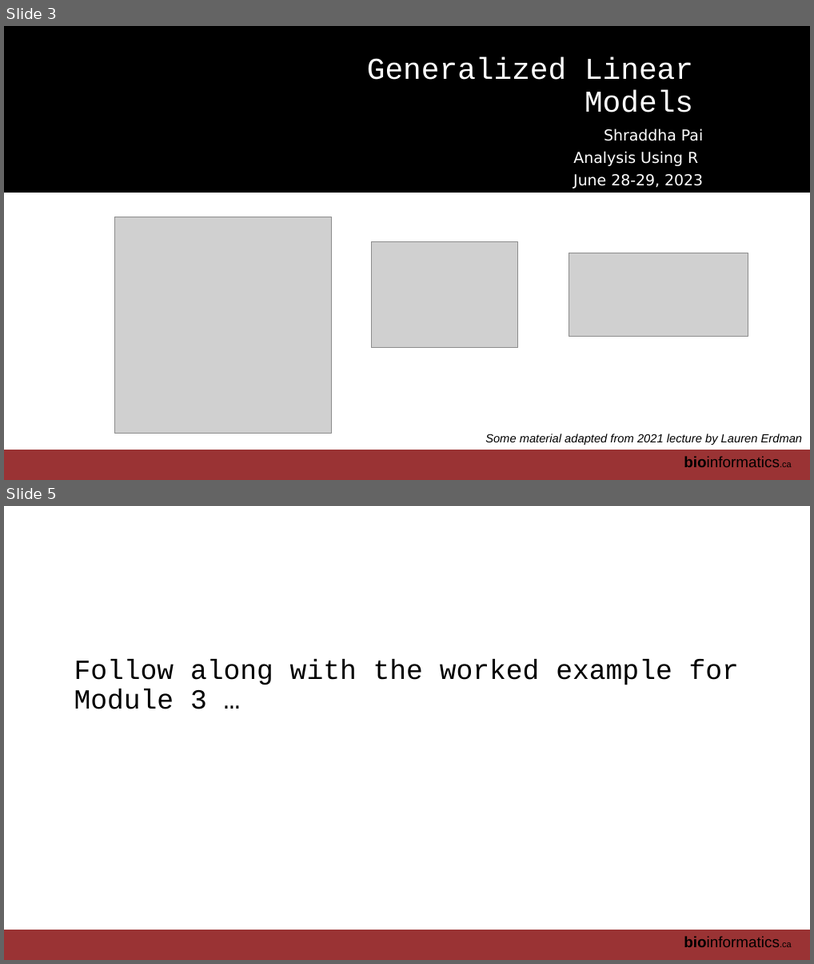
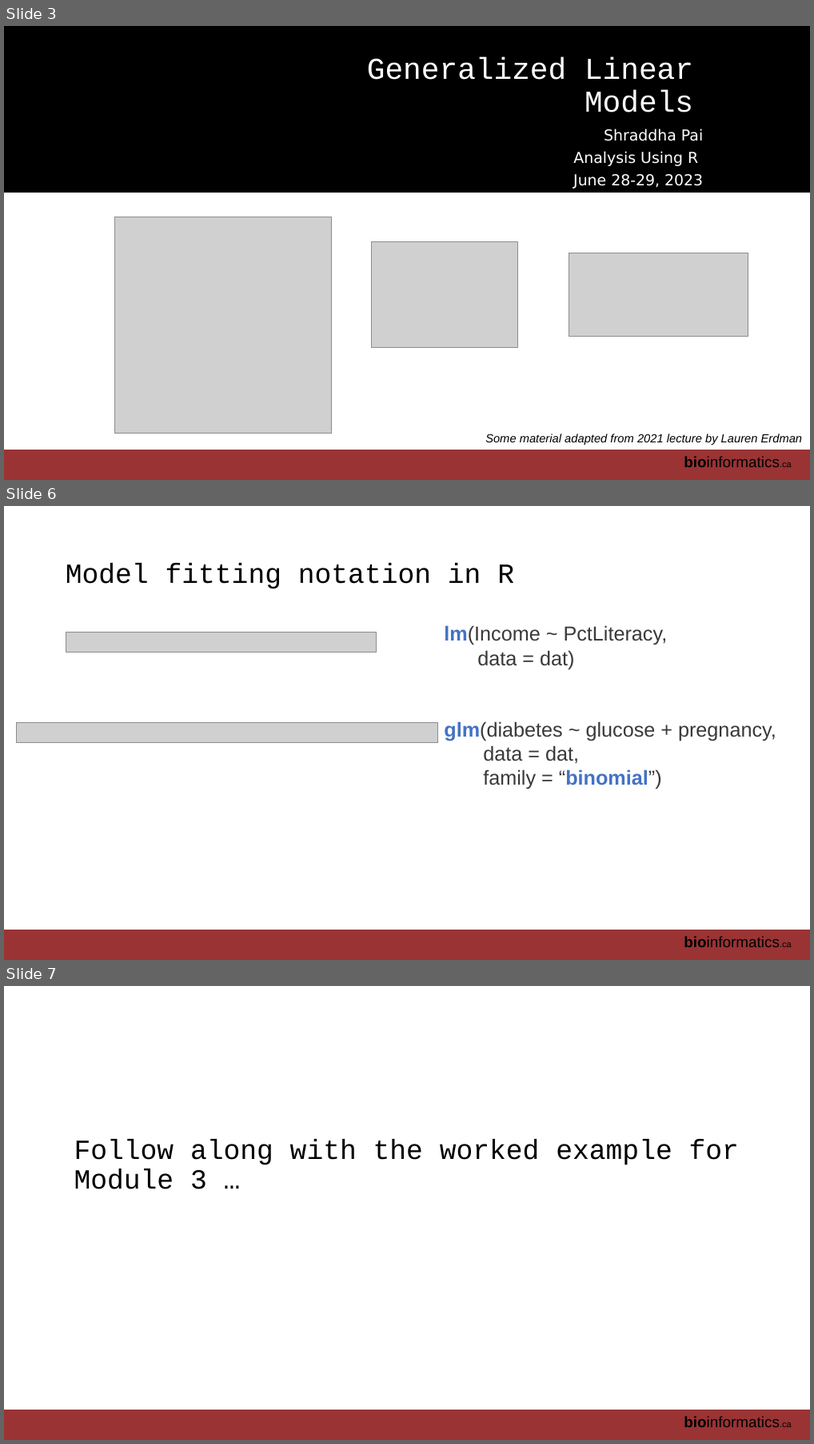
Before and after one commit to RealPaiLab/CBW_AUR2023, a slide deck: book/lectures/AUR_2023_Module3_GLM.pptx. Shown one above the other, each under a label of ours: slides 3 and 5 before the commit, slides 3, 6 and 7 after it; the slides between them are not shown. The pictures are 814x964 and 814x1444 pixels, drawn with LibreOffice and Linux fonts; fonts in the diff are those of the drawing; grey boxes stand for pictures; background and template pictures are left out. Boxes give left, top, right and bottom in pixels: in the first picture for what was removed or moved away, otherwise in the second. Text is boxed around its words. In the diff, an @@ line names an element or a change of style, - is before the commit and + after.

```diff
--- a/book/lectures/AUR_2023_Module3_GLM.pptx
+++ b/book/lectures/AUR_2023_Module3_GLM.pptx
@@ slide 6 added at <box>4,506,810,960</box>, background #FFFFFF; not listed: 2 template elements that a slide beside it also shows @@
@@ title added at <box>66,563,514,588</box>, 33 pt, text #000000 @@
+Model fitting notation in R
@@ text added at <box>444,625,668,669</box>, 24 pt, text #3B3838 @@
+lm(Income ~ PctLiteracy,
+data = dat)
@@ picture added at <box>66,632,376,652</box> @@
@@ text added at <box>444,721,777,789</box>, 24 pt, text #3B3838 @@
+glm(diabetes ~ glucose + pregnancy,
+data = dat,
+family = “binomial”)
@@ picture added at <box>16,723,438,743</box> @@
@@ what was slide 5 is now slide 7 @@
```
Also in this commit, not shown: 1 slide changed, 1 other slide added, 16 other files.
